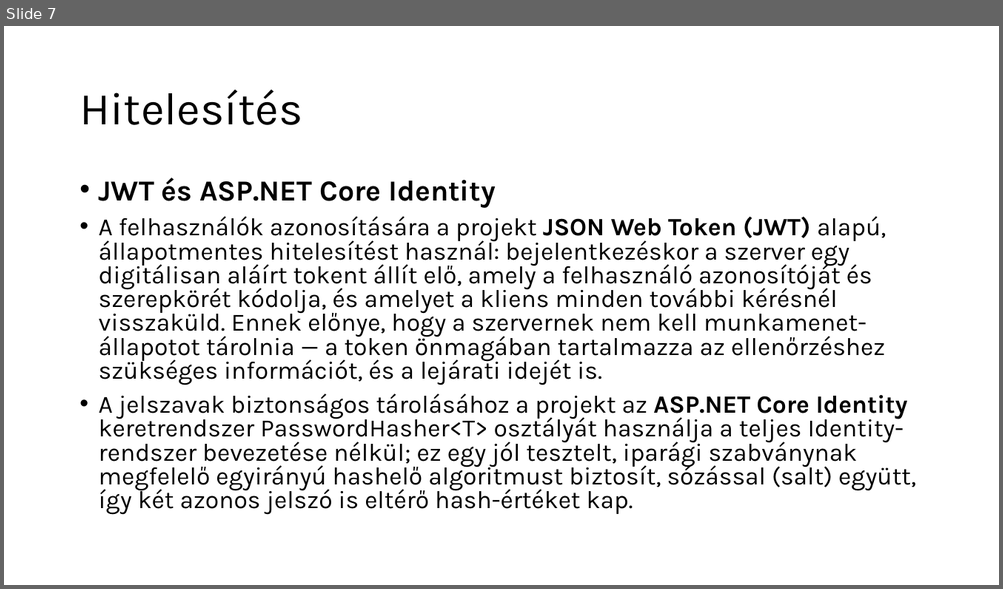
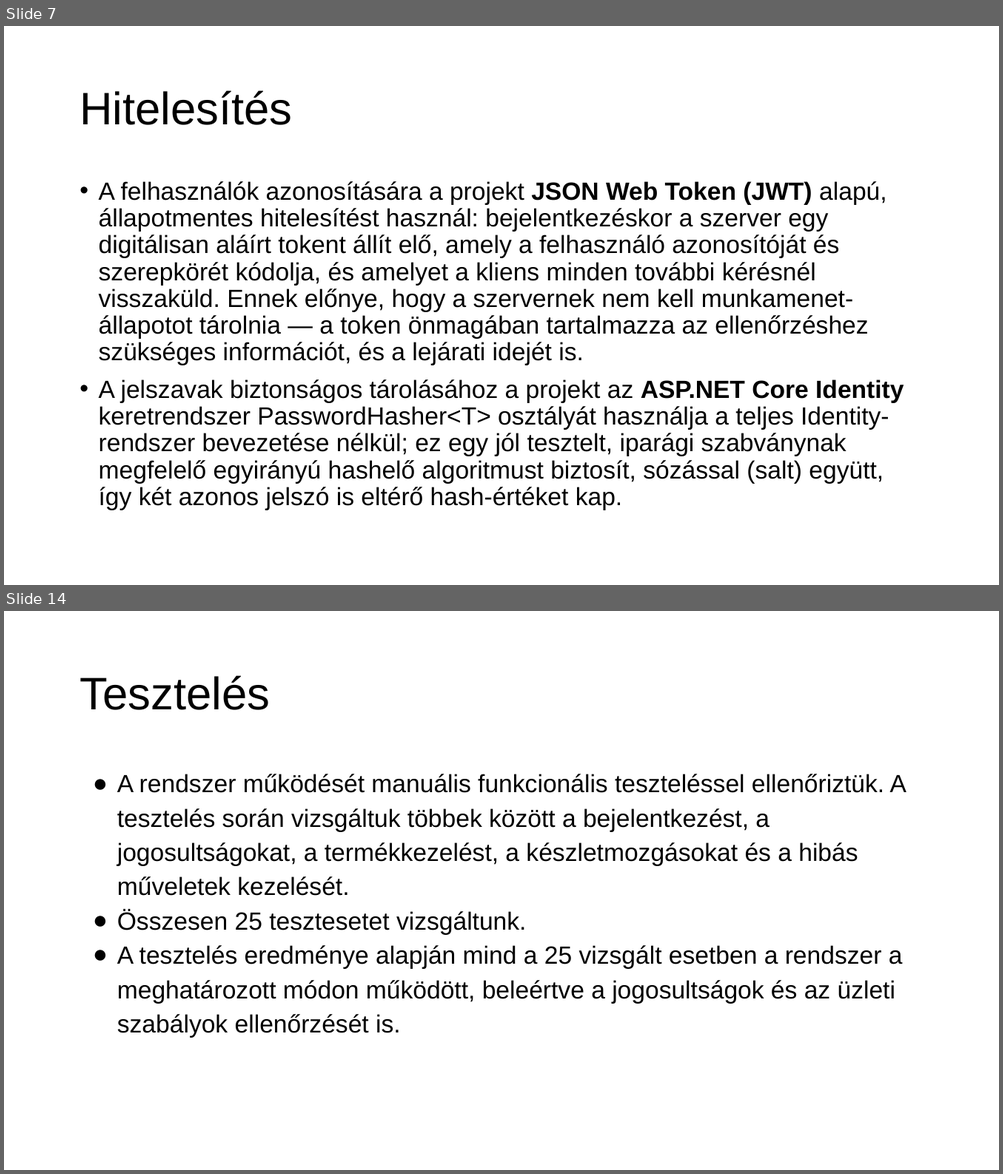
Before and after one commit to Vividia47/raktar, a slide deck: Documentation/exam.pptx. Shown one above the other, each under a label of ours: slide 7 before the commit, slides 7 and 14 after it; the slides between them are not shown. The pictures are 1003x589 and 1003x1174 pixels, drawn with LibreOffice and Linux fonts; fonts in the diff are those of the drawing; background and template pictures are left out. Boxes give left, top, right and bottom in pixels: in the first picture for what was removed or moved away, otherwise in the second. Text is boxed around its words. In the diff, an @@ line names an element or a change of style, - is before the commit and + after.

```diff
--- a/Documentation/exam.pptx
+++ b/Documentation/exam.pptx
@@ slide 14 added at (4,611,999,1170), background picture (left out) @@
@@ title added at (79,675,270,710), 44 pt, text #000000 @@
+Tesztelés
@@ text added at (117,774,906,1038), 24 pt, text #000000 @@
+● A rendszer működését manuális funkcionális teszteléssel ellenőriztük. A tesztelés során vizsgáltuk többek között a bejelentkezést, a jogosultságokat, a termékkezelést, a készletmozgásokat és a hibás műveletek kezelését.
+● Összesen 25 tesztesetet vizsgáltunk.
+● A tesztelés eredménye alapján mind a 25 vizsgált esetben a rendszer a meghatározott módon működött, beleértve a jogosultságok és az üzleti szabályok ellenőrzését is.
@@ slide 7 changed as well @@
@@ title "Hitelesítés" at (79,90,292,125): font Karla to Arial @@
@@ text "A felhasználók azonosítására a projekt ..." at (99,181,903,511): font Karla to Arial; line spacing 0.8 to 0.9 @@
@@ text at (99,178,495,208): paragraph removed @@
-• JWT és ASP.NET Core Identity
```
Also in this commit, not shown: 6 other slides changed, 9 other slides added.
